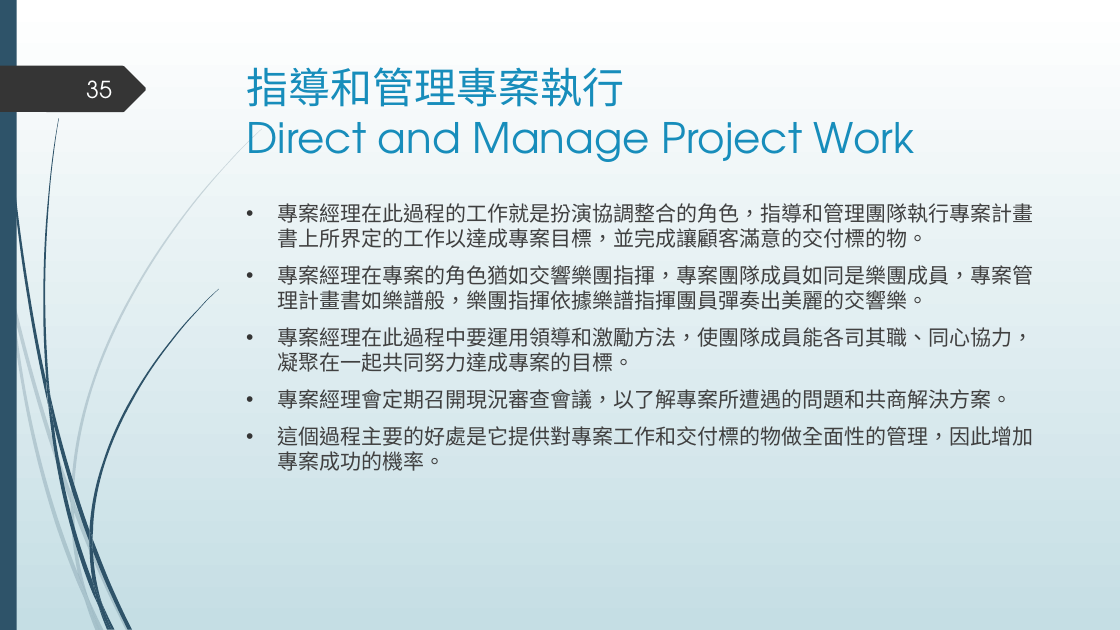
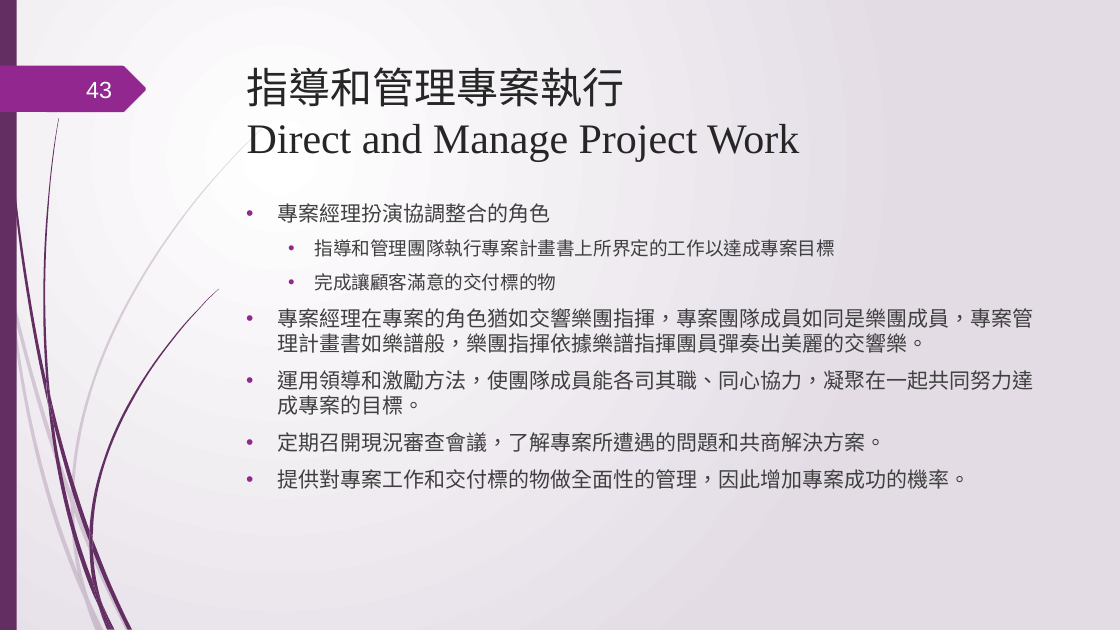
Before and after one commit to ywdeng/uscojywdeng, a slide deck: slide 43 of src/assets/1091/ProjectManagement/CH05/05.pptx (slide 35 before the commit). Drawn at 1120x630 pixels with LibreOffice and Linux fonts; fonts in the diff are those of the drawing. Boxes give left, top, right and bottom in pixels: in the first picture for what was removed or moved away, otherwise in the second. Text is boxed around its words. In the diff, an @@ line names an element or a change of style, - is before the commit and + after.

Commit message:
1. 修正主選單 2. 編輯專案管理第五章

```diff
--- a/src/assets/1091/ProjectManagement/CH05/05.pptx
+++ b/src/assets/1091/ProjectManagement/CH05/05.pptx
@@ background gradient #FFFFFF to #C5DEE5 to gradient #FFFFFF to #E4DDE6 @@
@@ title "指導和管理專案執行 Direct and Manage Project ..." at [247, 67, 799, 162]: font TeX Gyre Adventor to Times New Roman, text colour #178DBB to #262626 @@
@@ freeform shape at [0, 66, 146, 112]: fill #353535 to #92278F @@
@@ page number at [86, 81, 112, 99]: text changed; font TeX Gyre Adventor to Arial @@
-35
+43
@@ fill #2E5369 to #632E62 in 13 elements at [3, 0, 48, 404], [50, 397, 89, 542], [92, 539, 132, 629], [48, 401, 98, 607], [103, 604, 115, 630], [46, 377, 54, 424], [89, 289, 218, 539], [98, 607, 109, 630], [89, 542, 102, 604], [89, 530, 92, 551], [92, 581, 112, 629], [0, 0, 17, 630], [43, 118, 59, 397] @@
@@ text at [278, 203, 836, 291]: text changed; size 18 to 16 pt; font TeX Gyre Adventor to Arial @@
-• 專案經理在此過程的工作就是扮演協調整合的角色，指導和管理團隊執行專案計畫書上所界定的工作以達成專案目標，並完成讓顧客滿意的交付標的物。
+• 專案經理扮演協調整合的角色
+  • 指導和管理團隊執行專案計畫書上所界定的工作以達成專案目標
+  • 完成讓顧客滿意的交付標的物
@@ text at [278, 308, 1034, 353]: font TeX Gyre Adventor to Arial in "專案經理在專案的角色猶如交響樂團指揮，專案團隊成員如同是樂團成員，專案管理計畫書如樂譜般，樂團指揮依據樂譜指揮團員彈奏出 ..."; bullet colour #353535 to #92278F @@
@@ text at [278, 370, 1034, 489]: text changed; font TeX Gyre Adventor to Arial @@
-• 專案經理在此過程中要運用領導和激勵方法，使團隊成員能各司其職、同心協力，凝聚在一起共同努力達成專案的目標。
-• 專案經理會定期召開現況審查會議，以了解專案所遭遇的問題和共商解決方案。
-• 這個過程主要的好處是它提供對專案工作和交付標的物做全面性的管理，因此增加專案成功的機率。
+• 運用領導和激勵方法，使團隊成員能各司其職、同心協力，凝聚在一起共同努力達成專案的目標。
+• 定期召開現況審查會議，了解專案所遭遇的問題和共商解決方案。
+• 提供對專案工作和交付標的物做全面性的管理，因此增加專案成功的機率。
@@ fill #2E5369 at 20% opacity to #632E62 at 20% opacity in 10 elements at [0, 237, 9, 294], [12, 290, 71, 503], [74, 501, 130, 630], [88, 597, 104, 630], [9, 294, 85, 600], [71, 503, 88, 597], [71, 129, 262, 501], [85, 600, 100, 630], [71, 492, 74, 513], [78, 574, 100, 630] @@
```
Also in this commit, not shown: 68 other slides changed, 11 slides added, 1 slide removed, 1 other file.
